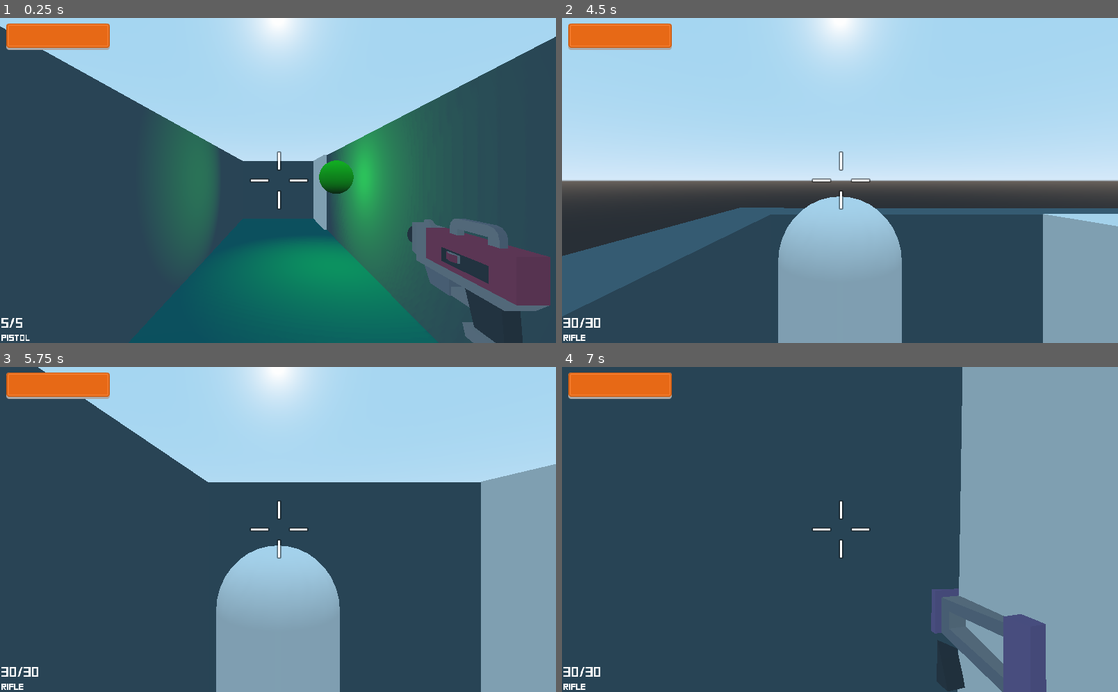
Above: before the commit, frames 1-4 (two rows, left to right).
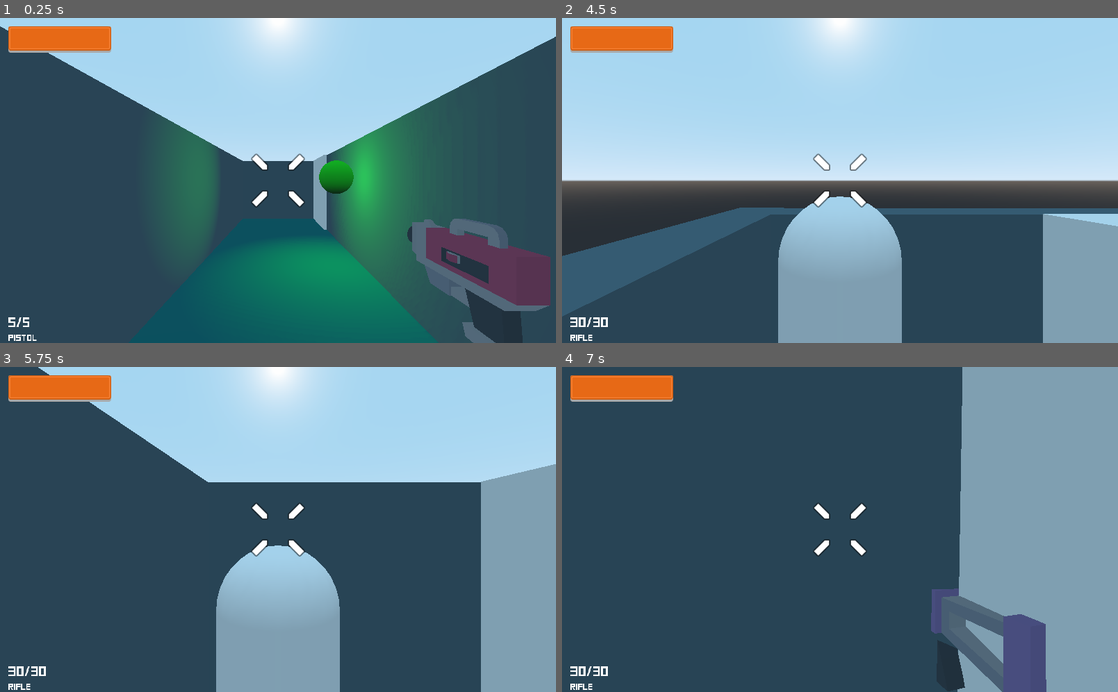
Above: after the commit, the same moments.

Repository: realyurimednikov/fps-sandbox
Game: Godot game, scene res://Levels/DemoLevel.tscn
Two runs of this game, one before a commit and one after it. Both use one fixed random seed, a clock stepped at 60 frames per second and the inputs below.
Inputs (mouse positions are in pixels of both pictures, inside the frame that each line leads up to):
- Up to frame 1 (0.25 s): no input
- Up to frame 2 (4.5 s): tap Enter at 0.5 s; move the mouse to (867, 180) at 0.52 s; hold W (move_forward) from 0.53 s (still down); tap E (interact) at 0.6, 1.55, 2.1, 3.05, 3.8 s; tap Space (jump) at 0.77, 1.52, 3.02, 3.77, 4.25 s; move the mouse to (812, 180) at 1.27 s; tap C (camera_switch) at 1.35 s; move the mouse to (851, 174) at 2.02 s; move the mouse to (834, 187) at 2.77 s; click (834, 187) at 2.85 s; move the mouse to (878, 183) at 3.52 s; tap 1 (weapon_pistol) at 3.6 s; tap R (reload) at 4.15 s; move the mouse to (795, 177) at 4.27 s; tap 2 (weapon_rifle) at 4.35 s
- Up to frame 3 (5.75 s): keep holding W (move_forward); tap Space (jump) at 4.52 s; tap E (interact) at 4.55, 5.1 s; tap Enter at 5 s; move the mouse to (283, 529) at 5.02 s
- Up to frame 4 (7 s): tap Space (jump) at 5.75, 6.02, 6.77 s; move the mouse to (817, 523) at 5.77 s; release W (move_forward) at 5.78 s; hold D (move_right) 5.78-6.53 s; tap C (camera_switch) at 5.85 s; tap E (interact) at 6.05, 6.6 s; move the mouse to (867, 529) at 6.52 s; hold W (move_forward) from 6.53 s (still down)

The runs differ from the first frame. In frame 1, 1.3% of the frame differs, in the area x 0-56%, y 1-100%; in frame 2, 1.4%; in frame 3, 1.4%; in frame 4, 1.4%.

Commit message:
Added active/default crosshair change

Diff:
--- a/Player/Player.gd
+++ b/Player/Player.gd
@@ -115,6 +115,10 @@
 	if active_weapon != null:
 		get_tree().call_group("UI", "update_ammo", active_weapon.current_ammo, active_weapon.clip_size)
 		get_tree().call_group("UI", "update_ammo_type", active_weapon.weapon_name)
+		if active_weapon.is_possible_shoot:
+			get_tree().call_group("UI", "show_crosshair_active", true)
+		else:
+			get_tree().call_group("UI", "show_crosshair_active", false)
 
 
 func rotate_head(event):
--- a/Player/Weapon.gd
+++ b/Player/Weapon.gd
@@ -43,10 +43,12 @@
 
 func reload():
 	do_on_reload()
+	is_possible_shoot = false
 	reloading = true
 	yield(get_tree().create_timer(reload_rate), "timeout")
 	current_ammo = clip_size
 	reloading = false
+	is_possible_shoot = true
 
 
 func shoot():
@@ -83,3 +85,4 @@
 func disable_gun():
 	is_active = false
 	visible = false
+	is_possible_shoot = false
--- a/UI/UI.gd
+++ b/UI/UI.gd
@@ -3,17 +3,20 @@
 
 class_name UI
 
-onready var ammo_label = $HBoxContainer/AmmoLabel
+onready var ammo_label = $AmmoContainer/AmmoLabel
 onready var interact_label = $InteractLabel
-onready var health_bar = $HBoxContainer2/HealthBar
-onready var ammo_type_label = $HBoxContainer/WeaponTypeLabel
+onready var health_bar = $HealthBarContainer/HealthBar
+onready var ammo_type_label = $AmmoContainer/WeaponTypeLabel
+onready var crosshair_default = $CrosshairDefault
+onready var crosshair_active = $CrosshairActive
 
 
-func update_ammo(current, total):
+
+func update_ammo(current: float, total: float):
 	ammo_label.text = str(current) + "/" + str(total)
 
 
-func show_interaction_text(text):
+func show_interaction_text(text: String):
 	interact_label.text=  text
 	interact_label.visible = true
 
@@ -22,9 +25,18 @@
 	interact_label.visible = false
 
 
-func update_health(value):
+func update_health(value: float):
 	health_bar.value = value
 
 
-func update_ammo_type(type):
+func update_ammo_type(type: String):
 	ammo_type_label.text = type
+
+
+func show_crosshair_active(is_active: bool):
+	if is_active:
+		crosshair_active.visible = true
+		crosshair_default.visible = false
+	else:
+		crosshair_active.visible = false
+		crosshair_default.visible = true
--- a/UI/UI.tscn
+++ b/UI/UI.tscn
@@ -1,16 +1,17 @@
-[gd_scene load_steps=9 format=2]
+[gd_scene load_steps=10 format=2]
 
 [ext_resource path="res://UI/UI.gd" type="Script" id=1]
-[ext_resource path="res://GameAssets/UI/Crosshair.png" type="Texture" id=2]
+[ext_resource path="res://GameAssets/UI/Crosshair_active.png" type="Texture" id=2]
 [ext_resource path="res://GameAssets/UI/HealthBar_fill.png" type="Texture" id=3]
 [ext_resource path="res://GameAssets/UI/HealthBar_back.png" type="Texture" id=4]
 [ext_resource path="res://GameAssets/Fonts/Squarefont.ttf" type="DynamicFontData" id=5]
+[ext_resource path="res://GameAssets/UI/Crosshair_default.png" type="Texture" id=6]
 
 [sub_resource type="DynamicFont" id=1]
-size = 25
 font_data = ExtResource( 5 )
 
 [sub_resource type="DynamicFont" id=2]
+size = 25
 font_data = ExtResource( 5 )
 
 [sub_resource type="DynamicFont" id=3]
@@ -21,53 +22,10 @@
 ]]
 anchor_right = 1.0
 anchor_bottom = 1.0
-margin_left = 2.37842
-margin_right = 2.37842
 script = ExtResource( 1 )
 __meta__ = {
 "_edit_use_anchors_": false
 }
-
-[node name="HBoxContainer" type="VBoxContainer" parent="."]
-anchor_top = 1.0
-anchor_bottom = 1.0
-margin_top = -49.0
-margin_right = 53.0
-alignment = 1
-__meta__ = {
-"_edit_use_anchors_": false
-}
-
-[node name="AmmoLabel" type="Label" parent="HBoxContainer"]
-margin_right = 53.0
-margin_bottom = 27.0
-custom_fonts/font = SubResource( 1 )
-text = "0/0"
-__meta__ = {
-"_edit_use_anchors_": false
-}
-
-[node name="WeaponTypeLabel" type="Label" parent="HBoxContainer"]
-margin_top = 31.0
-margin_right = 53.0
-margin_bottom = 49.0
-custom_fonts/font = SubResource( 2 )
-
-[node name="HBoxContainer2" type="HBoxContainer" parent="."]
-margin_left = 10.0
-margin_top = 10.0
-margin_right = 40.0
-margin_bottom = 40.0
-__meta__ = {
-"_edit_use_anchors_": false
-}
-
-[node name="HealthBar" type="TextureProgress" parent="HBoxContainer2"]
-margin_right = 190.0
-margin_bottom = 49.0
-value = 100.0
-texture_under = ExtResource( 4 )
-texture_progress = ExtResource( 3 )
 
 [node name="InteractLabel" type="Label" parent="."]
 anchor_left = 0.5
@@ -77,12 +35,54 @@
 margin_left = -81.0
 margin_top = -18.0
 margin_right = 81.0
-custom_fonts/font = SubResource( 3 )
+custom_fonts/font = SubResource( 1 )
 text = "Press E to interact"
 align = 1
 valign = 1
 
-[node name="CrossHair" type="TextureRect" parent="."]
+[node name="HealthBarContainer" type="MarginContainer" parent="."]
+margin_right = 40.0
+margin_bottom = 40.0
+custom_constants/margin_top = 15
+custom_constants/margin_left = 15
+__meta__ = {
+"_edit_use_anchors_": false
+}
+
+[node name="HealthBar" type="TextureProgress" parent="HealthBarContainer"]
+margin_left = 15.0
+margin_top = 15.0
+margin_right = 205.0
+margin_bottom = 64.0
+value = 100.0
+texture_under = ExtResource( 4 )
+texture_progress = ExtResource( 3 )
+
+[node name="AmmoContainer" type="VBoxContainer" parent="."]
+anchor_top = 1.0
+anchor_bottom = 1.0
+margin_left = 15.0
+margin_top = -50.0
+margin_right = 40.0
+custom_constants/separation = 5
+
+[node name="AmmoLabel" type="Label" parent="AmmoContainer"]
+margin_right = 40.0
+margin_bottom = 27.0
+custom_fonts/font = SubResource( 2 )
+text = "0/0"
+__meta__ = {
+"_edit_use_anchors_": false
+}
+
+[node name="WeaponTypeLabel" type="Label" parent="AmmoContainer"]
+margin_top = 32.0
+margin_right = 40.0
+margin_bottom = 50.0
+custom_fonts/font = SubResource( 3 )
+
+[node name="CrosshairActive" type="TextureRect" parent="."]
+visible = false
 anchor_left = 0.5
 anchor_top = 0.5
 anchor_right = 0.5
@@ -92,3 +92,14 @@
 margin_right = 72.0
 margin_bottom = 72.0
 texture = ExtResource( 2 )
+
+[node name="CrosshairDefault" type="TextureRect" parent="."]
+anchor_left = 0.5
+anchor_top = 0.5
+anchor_right = 0.5
+anchor_bottom = 0.5
+margin_left = -72.0
+margin_top = -72.0
+margin_right = 72.0
+margin_bottom = 72.0
+texture = ExtResource( 6 )
Binary file added: GameAssets/UI/Crosshair_active.png
Binary file added: GameAssets/UI/Crosshair_default.png
Not shown, changed: README.md
